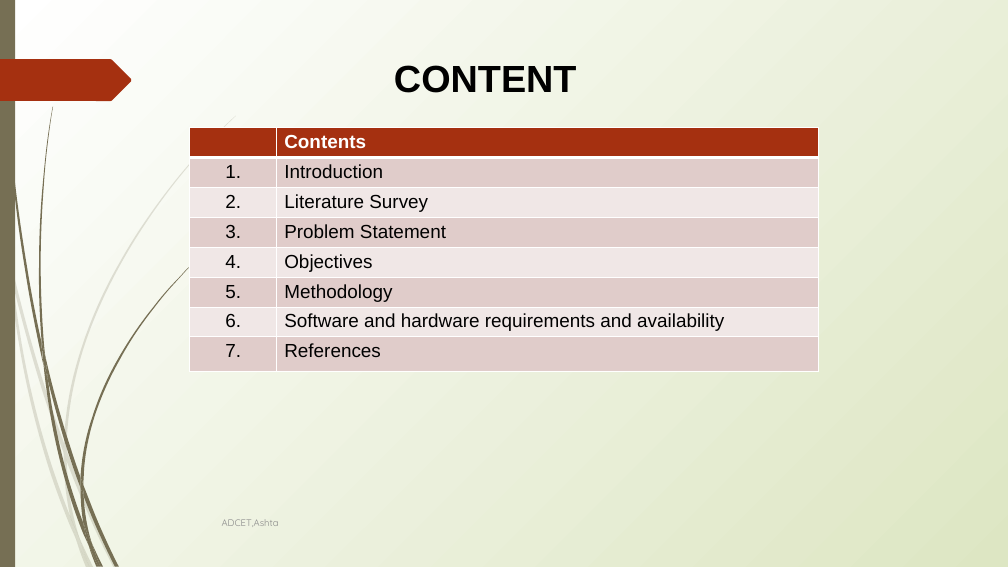
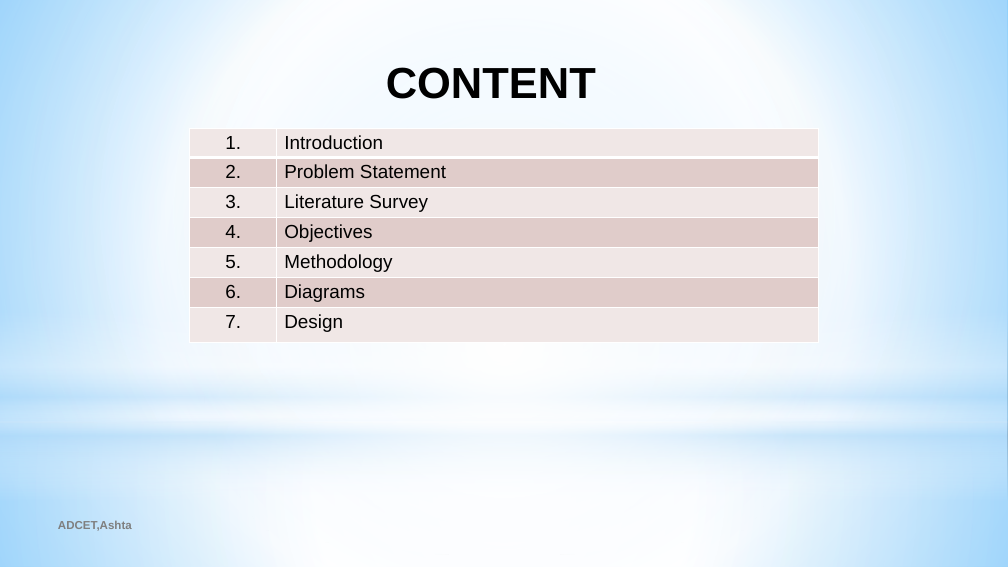
Before and after one commit to Nishant0073/Dudhaganga-Dairy-Application, a slide deck: slide 2 of Documents/G33PPT.pptx (slide 3 before the commit). Drawn at 1008x567 pixels with LibreOffice and Linux fonts; fonts in the diff are those of the drawing. Boxes give left, top, right and bottom in pixels: in the first picture for what was removed or moved away, otherwise in the second. Text is boxed around its words. In the diff, an @@ line names an element or a change of style, - is before the commit and + after.

```diff
--- a/Documents/G33PPT.pptx
+++ b/Documents/G33PPT.pptx
@@ background gradient #FFFFFF to #DDE6C3 to gradient #99D4FE to #FFFFFF to #54BDFF @@
@@ rectangle removed at (0,0,15,567) @@
@@ rectangle added at (0,0,1008,422), fill gradient #FFFFFF to #B4DCFA @@
@@ freeform shape removed at (0,59,132,101) @@
@@ title "CONTENT" at (386,67,596,99): size 36 to 41.4 pt @@
@@ ellipse added at (0,132,1008,554), fill gradient #FFFFFF @@
@@ table at (190,129,820,345) @@
-row 1:  | Contents
-row 2, column 2: Literature Survey
+row 2, column 2: Problem Statement
-row 3, column 2: Problem Statement
+row 3, column 2: Literature Survey
-row 6, column 2: Software and hardware requirements and availability
+row 6, column 2: Diagrams
-row 7, column 2: References
+row 7, column 2: Design
@@ rectangle added at (0,312,1008,501), fill gradient #FFFFFF to #B4DCFA @@
@@ rectangle added at (0,422,1008,567), fill gradient #FFFFFF to #B4DCFA @@
@@ text "ADCET,Ashta": place and size @@
-text "ADCET,Ashta" at (222,519,279,527)
+text "ADCET,Ashta" at (58,521,132,531)
@@ text "ADCET,Ashta" at (58,521,132,531): size 9 to 11 pt, font Quicksand to Arial, text colour #888888 to #7F7F7F, bold on @@
@@ group removed at (0,116,236,567): 10 freeform shapes @@
@@ group removed at (2,0,197,567): 12 freeform shapes @@
```
Also in this commit, not shown: 9 other slides changed, 5 slides added, 3 slides removed.
